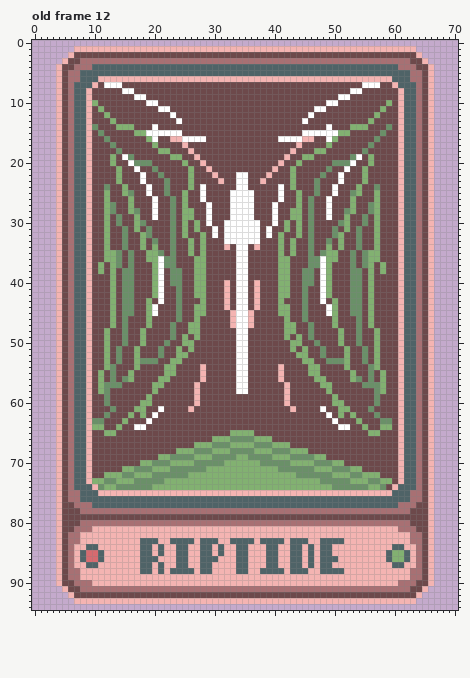
File history of a pixel-art file, dev/spritesheets/ritualatlas.aseprite. The first picture shows the starting point.
71x95 pixels, 14 frames. Colours within 5 levels of each other are drawn and written as one. Shown: old frame 12. The commit also changed other frames, which this record leaves out.
The same view after the edit:
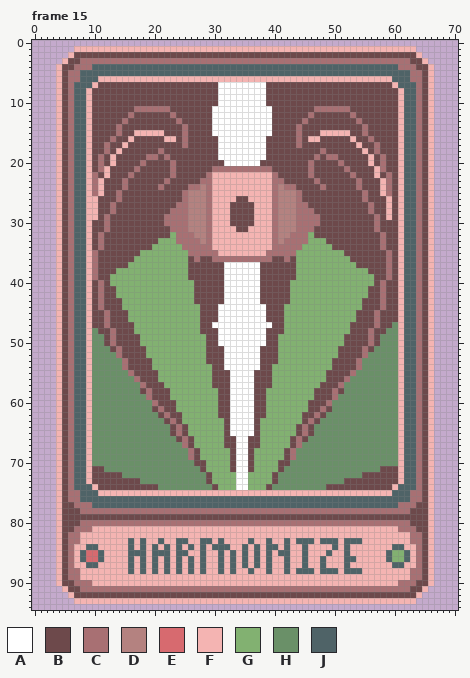
Palette (. is transparent): A #ffffff  B #6d494b  C #a87073  D #b48280  E #d76a6f  F #f4b4b2  G #82b171  H #6a9068  J #4f6367
A new or re-ordered frame is compared with the old frame closest to it.
Changes in this commit:
frames 14 -> 15
Changed rows in their new state; - is an unchanged pixel.
Frame 15 is new; against old frame 12, layers "Layer 8", "Layer 9", "Layer 7":
first column x 10:
 7 --BBB----------------AAAAAAAA----------------BBB---
 8 -----BB--------------AAAAAAAA--------------BB------
 9 -------BB------------AAAAAAAA------------BB--------
10 B--------BB----------AAAAAAAA----------BB--------B-
11 -B-----CCCCCC-------AAAAAAAAAA-------CCCCCC-----B--
12 --B---C------C------AAAAAAAAAA------C------C---B---
13 ---B-C--------C-----AAAAAAAAAA-----C--------C-B----
14 B---CBB---B----C----AAAAAAAAAA----C----B---BBC---B-
15 -B--C--FFFFFBBBC----AAAAAAAAAA----CBBBFFFFF--C--B--
16 --BC--F--BB-F-BCBBB--AAAAAAAA--BBBCB-F-BB--F--CB---
17 --CB-F----B----C-----AAAAAAAA-----C----B----F-BC---
18 --C-F------CB---B----AAAAAAAA----B---BC------F-C---
19 -C-F-BB--CC-CBB--B---AAAAAAAA---B--BBC-CC--BB-F-C--
20 -C-F--BBCB---C-B--B---AAAAAA---B--B-C---BCBB--F-C--
21 -CF-B--C--B--C--B--BCCCCCCCCCCB--B--C--B--C--B-FC--
22 C-F-B-C-B--B-C--B--C-FFFFFFFF-C--B--C-B--B-C-B-F-C-
23 CF--BC--B---C---B-CCF-FFFFFF-FCC-B---C---B--CB--FC-
24 CFB--C---B-CB---CCDCFFFFFFFFFFCDCC---BC-B---C--BFC-
25 CFB-CBB--B--B--CDDDCFFFFFFFFFFCDDDC--B--B--BBC-BFC-
26 F-B-C-B---B--B-CDDDCFFFFBBFFFFCDDDC-B--B---B-C-B-F-
27 F-BC--B---B--BCCDDDCFFFBBBBFFFCDDDCCB--B---B--CB-F-
28 F-BC--BB--B--CCCDDDCFFFBBBBFFFCDDDCCC--B--BB--CB-F-
29 F-C-B--B--B-CCCCDDDCFFFBBBBFFFCDDDCCCC-B--B--B-C-F-
30 --C-B--BB---CCCCDDDCFFFBBBBFFFCDDDCCCC---BB--B-C---
31 --C--B-B-B---CCCDDDCFFFFBBFFFFCDDDCCC---B-B-B--C---
32 -CB--B--BB---GCCCDDCFFFFFFFFFFCDDCCCG---BB--B--BC--
33 -CB--B--B-BGGGCCCCDCFFFFFFFFFFCDCCCCGGGB-B--B--BC--
34 -CB--B--B--GGGGCCCCCFF-FFFF-FFCCCCCGGGG--B--B--BC--
35 C-BBB-B-G--GGGGGCCCCCFFFFFFFFCCCCCGGGGG--G-B-BBB-C-
36 C-BBB-BGG--GGGGG-CB-CCCCCCCCCC-BC-GGGGG--GGB-BBB-C-
37 CB-BB-GGGG-GGGGG-BB---AA--AA---BB-GGGGG-GGGG-BB-BC-
38 CB-BGGGGGG-GGGGG-BB---AA--AA---BB-GGGGG-GGGGGGB-BC-
39 C---GGGGGG-GGGGG-BB---AA--AA---BB-GGGGG-GGGGGG---C-
40 -C--GGGGGG-GGGGGGBB---AA--AA---BBGGGGGG-GGGGGG--C--
41 -C-BGGGGGG-GGGGGGBB---AA--AA---BBGGGGGG-GGGGGGB-C--
42 -C-BGGGGGG-GGGGGGBB---AA--AA---BBGGGGGG-GGGGGGB-C--
43 -C-B-GGGG-GGGGGGG-B---AA--AA---B-GGGGGGG-GGGG-B-C--
44 -C-B-GGGG-GGGGGGG-B--AAA--AAA--B-GGGGGGG-GGGG-B-C--
45 --CB-BGGG-GGGGGGG-B--AAA--AAA--B-GGGGGGG-GGGB-BC---
46 --CB-BGGG-GGGGGGG----AAA--AAA----GGGGGGG-GGGB-BC---
47 --CB-B-GG-GGGGGG----AAAA--AAAA----GGGGGG-GG-B-BC--H
48 H-BC-B-G-GGGGGGG-----AAA--AAA-----GGGGGGG-G-B-CB-HH
49 HHBC-B---GGGGGG-G-G--AAA--AAA--G-G-GGGGGG---B-CBHHH
50 HHBC-B---GGGGGG--GG--AAA--AAA--GG--GGGGGG---B-CBHHH
51 HHH-C--B-GGGGG-G-GG---AA--AA---GG-G-GGGGG-B--C-HHHH
52 HHHHC--B-GGGGG--GGG---AA--AA---GGG--GGGGG-B--CHHHHH
53 HHHH-C-BBBGGG--GGGG---AA--AA---GGGG--GGGBBB-C-HHHHH
54 HHH-HC-B--GG--GGGGGG--AA--AA--GGGGGG--GG--B-CH-HHHH
55 HHH-HHC----G--GGGGGG---A--A---GGGGGG--G----CHH-HHHH
56 HHH-H-HC-----GGGGGGG---A--A---GGGGGGG-----CH-H-HHHH
57 HH---HHHC-BBGGGGGGGG---A--A---GGGGGGGGBB-CHHH---HHH
58 HH-HHHHH-CB--GGGGGGGG--A--A--GGGGGGGG--BC-HHHHH-HHH
59 HH-HHHHHHC---GGGGGGGG--AAAA--GGGGGGGG---CHHHHHH-HHH
60 HH-HHHHHHHC---GGGGGGG--AAAA--GGGGGGG---CHHHHHHH-HHH
61 HHH-HHHHHH-C--GGGGGGG--AAAA--GGGGGGG--C-HHHHHH-HHHH
62 HH-HHHHHHHH-C--GGGGGG--AAAA--GGGGGG--C-HHHHHHHH-HHH
63 --HHHHHHHHHH-C-GGGGGGG-AAAA-GGGGGGG-C-HHHHHHHHHH--H
64 HHHHHHHHHHHHH-C-GGGGGG-AAAA-GGGGGG-C-HHHHHHHHHHHHHH
65 HHHHHHHHHHHHH-C-GGGGGG-AAAA-GGGGGG-C-HHHHHHHHHHHHHH
66 HHHHHHHHHHHHHH-C-GGG--BBAABB--GGG-C-HHHHHHHHHHHHHHH
67 HHHHHHHHHHHHHHHC----GGBBAABBGG----CHHHHHHHHHHHHHHHH
68 HHHHHHHHHHHHHHHHCBGG---BAAB---GGBCHHHHHHHHHHHHHHHHH
69 HHHHHHHHHHHHH---CB--GGGBAABGGG--BC---HHHHHHHHHHHHHH
70 HHHHHHHHHH---HHHHBBGGG-BAAB-GGGBBHHHH---HHHHHHHHHHH
71 --HHHHH---HHH-----B----BAAB----B-----HHH---HHHHH---
72 --BBB--HHH------HHHB----AA----BHHH------HHH--BBB---
73 BBBBBBBB----HHHHHHHB----AA----BHHHHHHH----BBBBBBBB-
74 -BBBBBBBBBBHHHHHHHHHB---AA---BHHHHHHHHHBBBBBBBBBB--
first column x 16:
83 J--FFJ-F--F---FJ-FFF--F-FFJF--J----FJJJ
84 J--FJFJ--FJ--FJ-J-F--J----JFFJF-FFJ-J--
85 JJ-FJ-J------F---JF--J--FJJFFJF-F---J--
86 J--F--J--FJ--FFJ-JF--J--F-JFFJF--FF-JJ-
87 J--FJFJ--FJ--F-J-JF--J--F-JFFJF--F--J--
88 J--FJFJF-F---F-J-JFFJ-F-FFJF--J----FJJJ
Pixel boxes of the changes (left, top, right, bottom) in both pictures:
changed: (92, 82, 398, 490)
changed: (128, 538, 362, 574)
